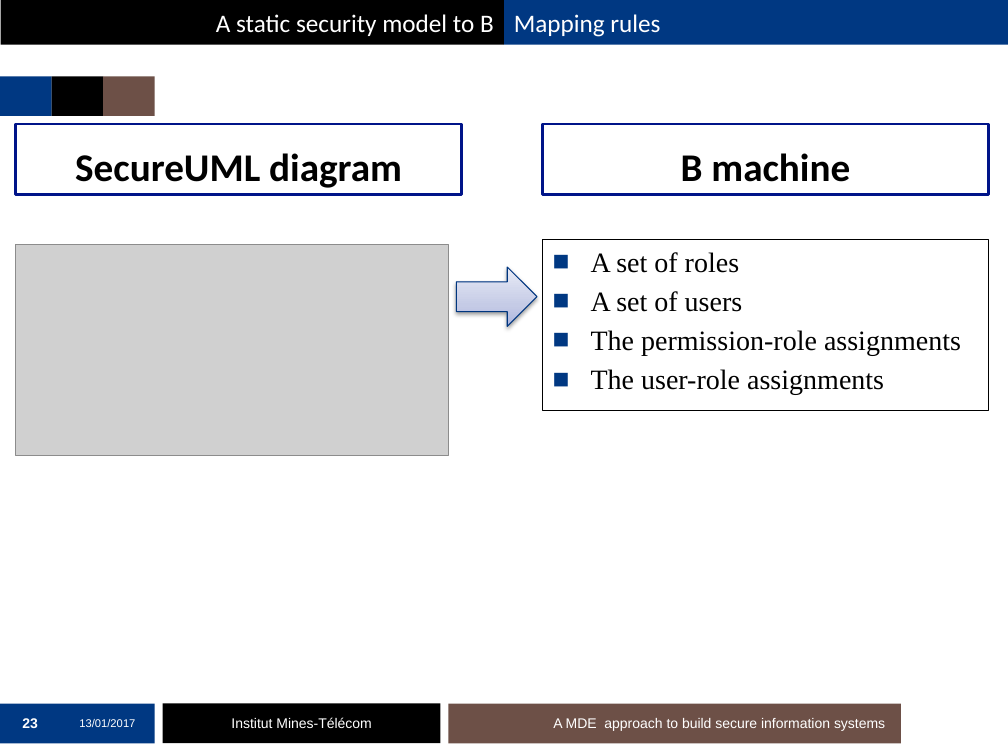
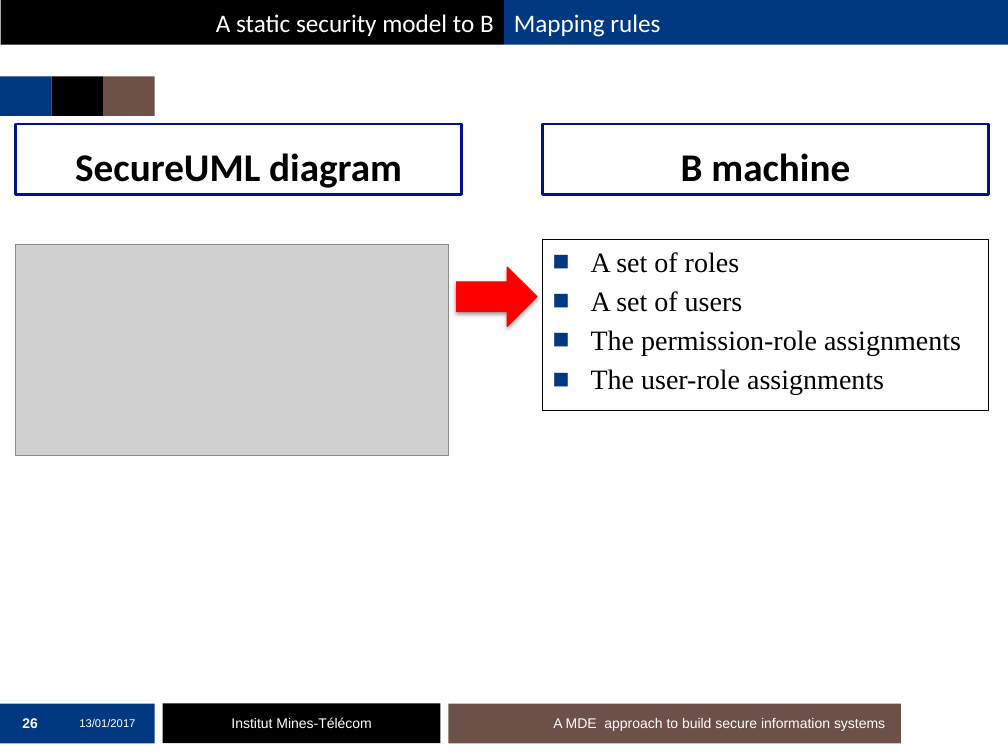
Before and after one commit to mai-ng/phdDefense, a slide deck: slide 26 of slides/presentation-defense.pptx (slide 23 before the commit). Drawn at 1008x756 pixels with LibreOffice and Linux fonts; fonts in the diff are those of the drawing; grey boxes stand for pictures; background and template pictures are left out. Boxes give left, top, right and bottom in pixels: in the first picture for what was removed or moved away, otherwise in the second. Text is boxed around its words. In the diff, an @@ line names an element or a change of style, - is before the commit and + after.

```diff
--- a/slides/presentation-defense.pptx
+++ b/slides/presentation-defense.pptx
@@ right arrow at (457,267,537,327): fill gradient #ACB4DE to #C6CBE6 to #E9EBF6 to #FF0000; outline #00377F 0.75 pt to #FF0000 0.75 pt @@
@@ page number at (22,718,38,728): text changed @@
-23
+26
```
Also in this commit, not shown: 26 other slides changed, 3 slides added.
